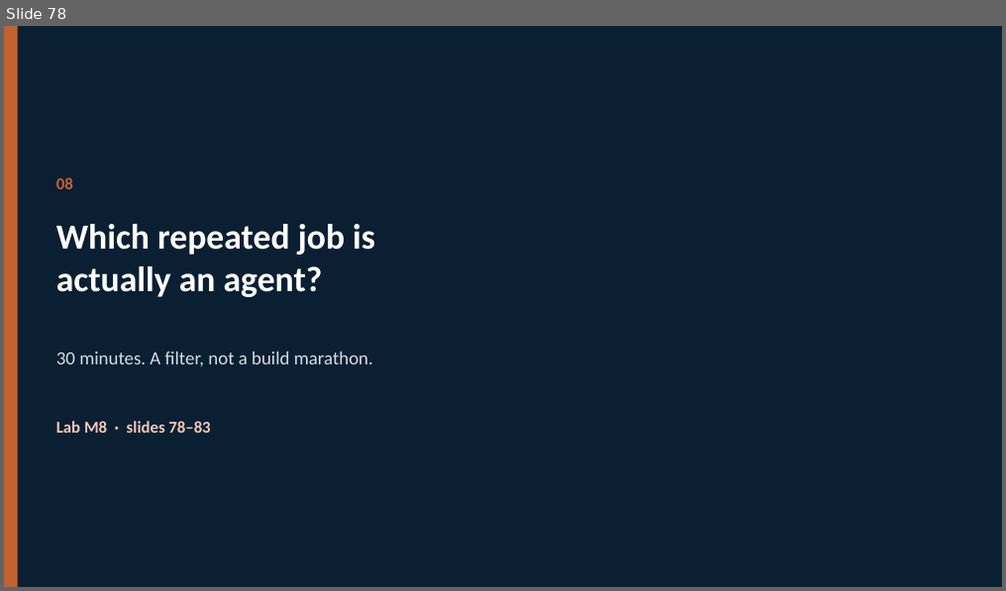
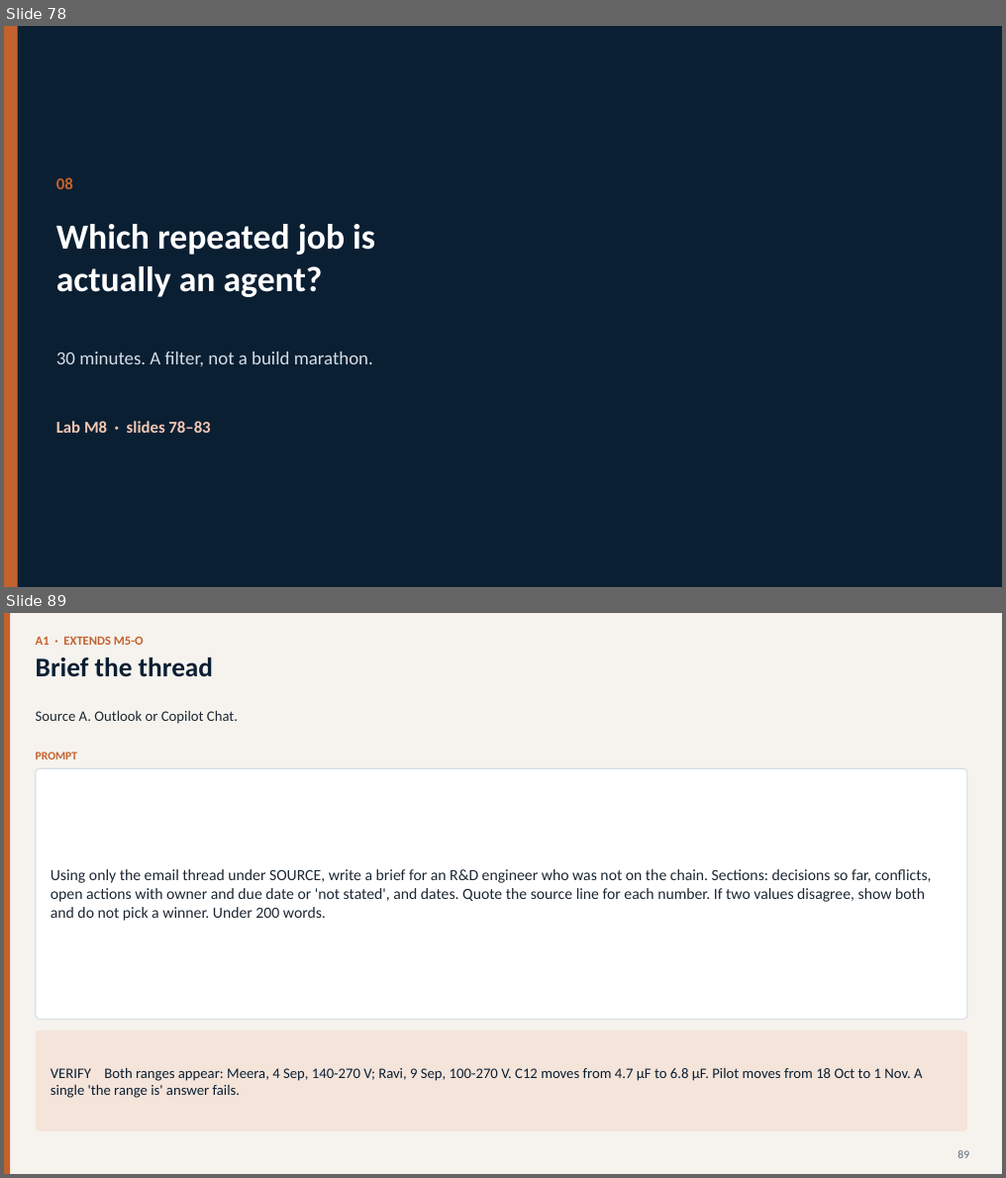
Before and after one commit to vikash-verma-profile/copiolot-bajaj-Tech, a slide deck: content/Copilot.pptx. Shown one above the other, each under a label of ours: slide 78 before the commit, slides 78 and 89 after it; the slides between them are not shown. The pictures are 1006x591 and 1006x1178 pixels, drawn with LibreOffice and Linux fonts; fonts in the diff are those of the drawing. Boxes give left, top, right and bottom in pixels: in the first picture for what was removed or moved away, otherwise in the second. Text is boxed around its words. In the diff, an @@ line names an element or a change of style, - is before the commit and + after.

```diff
--- a/content/Copilot.pptx
+++ b/content/Copilot.pptx
@@ slide 89 added at bbox=[4, 613, 1002, 1174], background #F6F3EE @@
@@ rectangle added at bbox=[4, 613, 10, 1174], fill #C4622D @@
@@ text added at bbox=[36, 636, 144, 645], 12 pt, text #C4622D, bold @@
+A1 · EXTENDS M5-O
@@ text added at bbox=[36, 658, 213, 677], 26 pt, text #0B1F33, bold @@
+Brief the thread
@@ text added at bbox=[36, 710, 238, 724], 14 pt, text #1C2833 @@
+Source A. Outlook or Copilot Chat.
@@ text added at bbox=[36, 752, 77, 760], 11 pt, text #C4622D, bold @@
+PROMPT
@@ rounded rectangle added at bbox=[36, 768, 967, 1020], fill #FFFFFF, outline #D5DDE6 1 pt @@
@@ text added at bbox=[51, 869, 932, 921], 15 pt, text #1C2833 @@
+Using only the email thread under SOURCE, write a brief for an R&D engineer who was not on the chain. Sections: decisions so far, conflicts, open actions with owner and due date or 'not stated', and dates. Quote the source line for each number. If two values disagree, show both and do not pick a winner. Under 200 words.
@@ rounded rectangle added at bbox=[36, 1031, 967, 1132], fill #F4E4DA @@
@@ text added at bbox=[51, 1067, 922, 1098], 14 pt, text #0B1F33 @@
+VERIFY Both ranges appear: Meera, 4 Sep, 140-270 V; Ravi, 9 Sep, 100-270 V. C12 moves from 4.7 µF to 6.8 µF. Pilot moves from 18 Oct to 1 Nov. A single 'the range is' answer fails.
@@ text added at bbox=[957, 1151, 969, 1158], 11 pt, text #5C6B7A @@
+89
```
Also in this commit, not shown: 68 slides changed, 31 other slides added, 8 other files.
